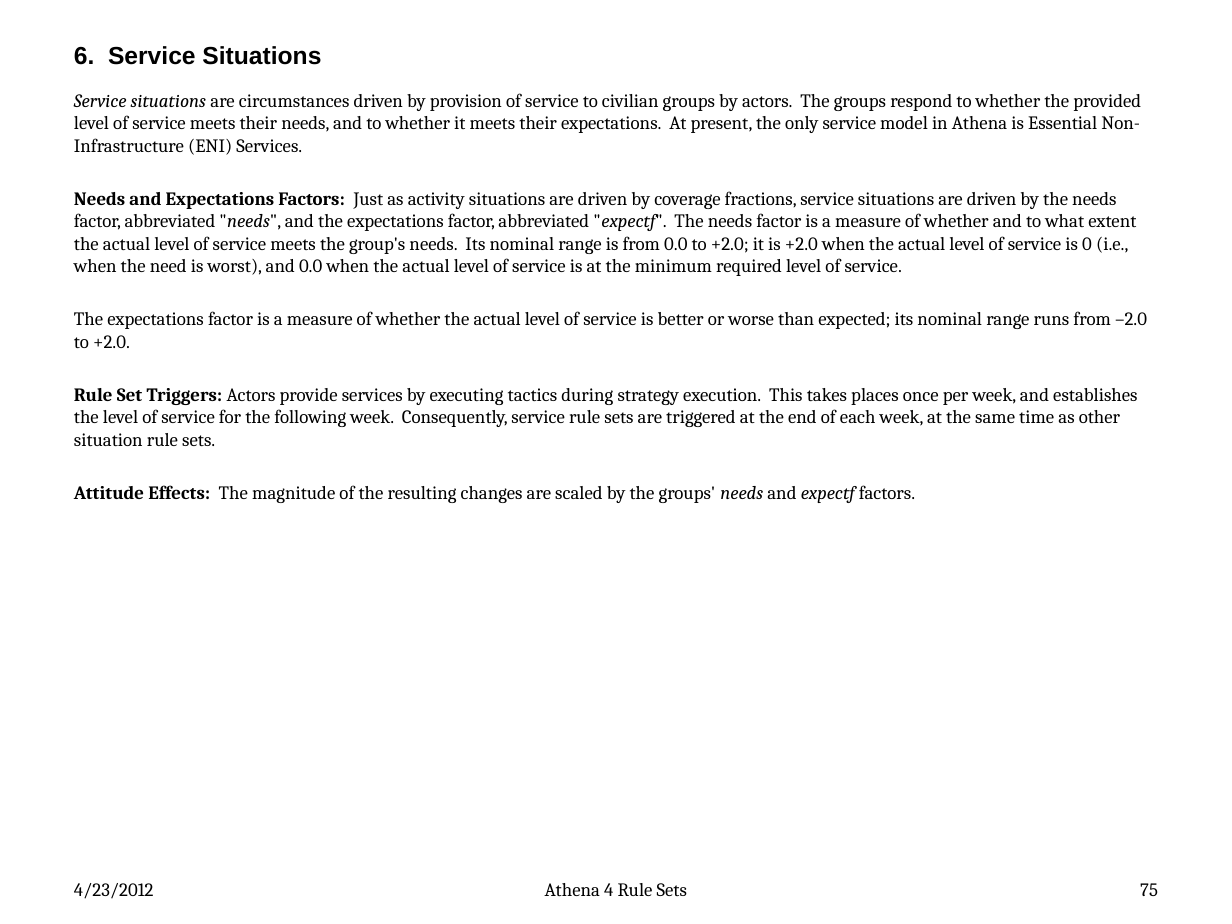
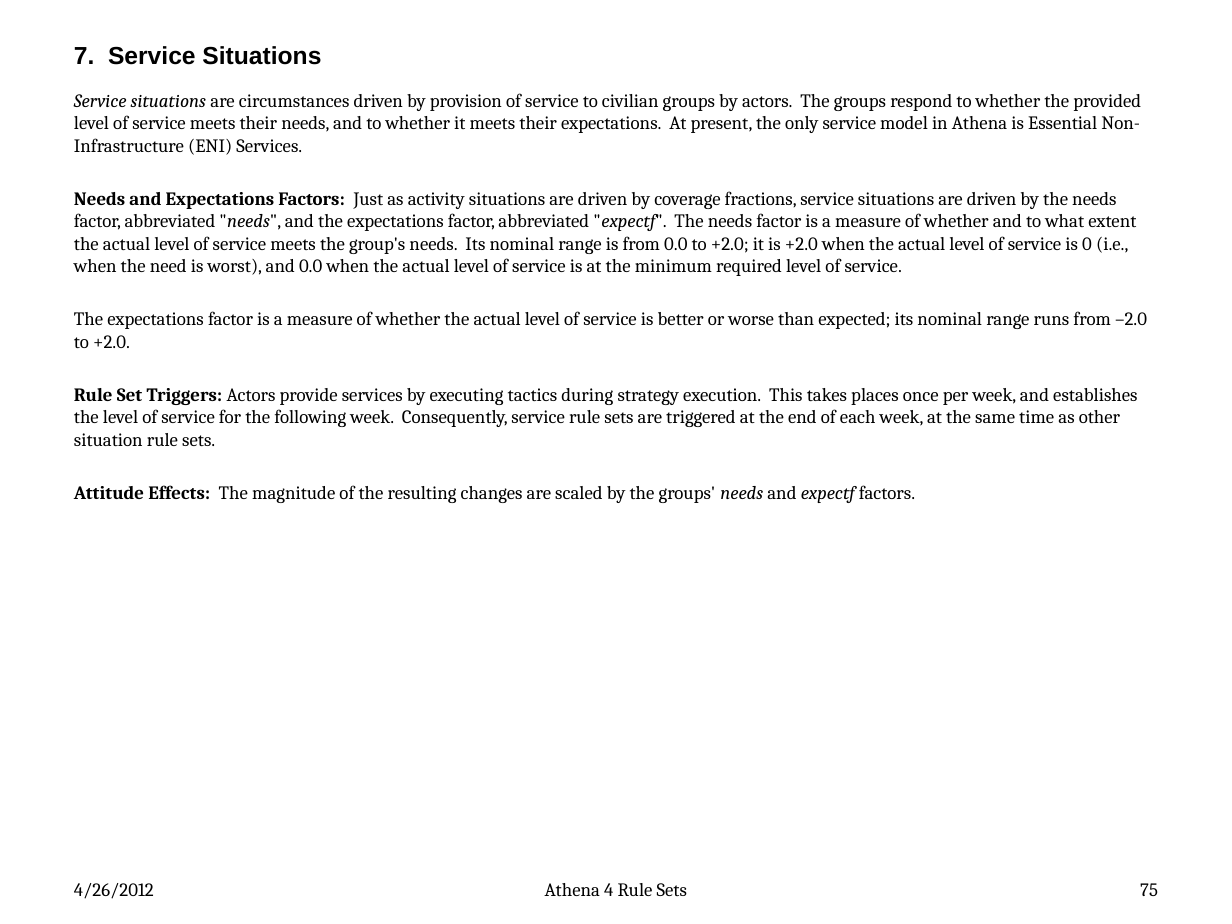
Before and after one commit to AthenaModel/athena-legacy, a slide deck: slide 75 of docs/dev/rules.pptx. Drawn at 1232x924 pixels with LibreOffice and Linux fonts; fonts in the diff are those of the drawing. Boxes give left, top, right and bottom in pixels: in the first picture for what was removed or moved away, otherwise in the second. Text is boxed around its words. In the diff, an @@ line names an element or a change of style, - is before the commit and + after.

```diff
--- a/docs/dev/rules.pptx
+++ b/docs/dev/rules.pptx
@@ title at [74, 46, 321, 65]: text changed @@
-6. Service Situations
+7. Service Situations
@@ text at [74, 883, 154, 899]: text changed @@
-4/23/2012
+4/26/2012
```
Also in this commit, not shown: 75 other slides changed, 2 slides added, 9 other files.
